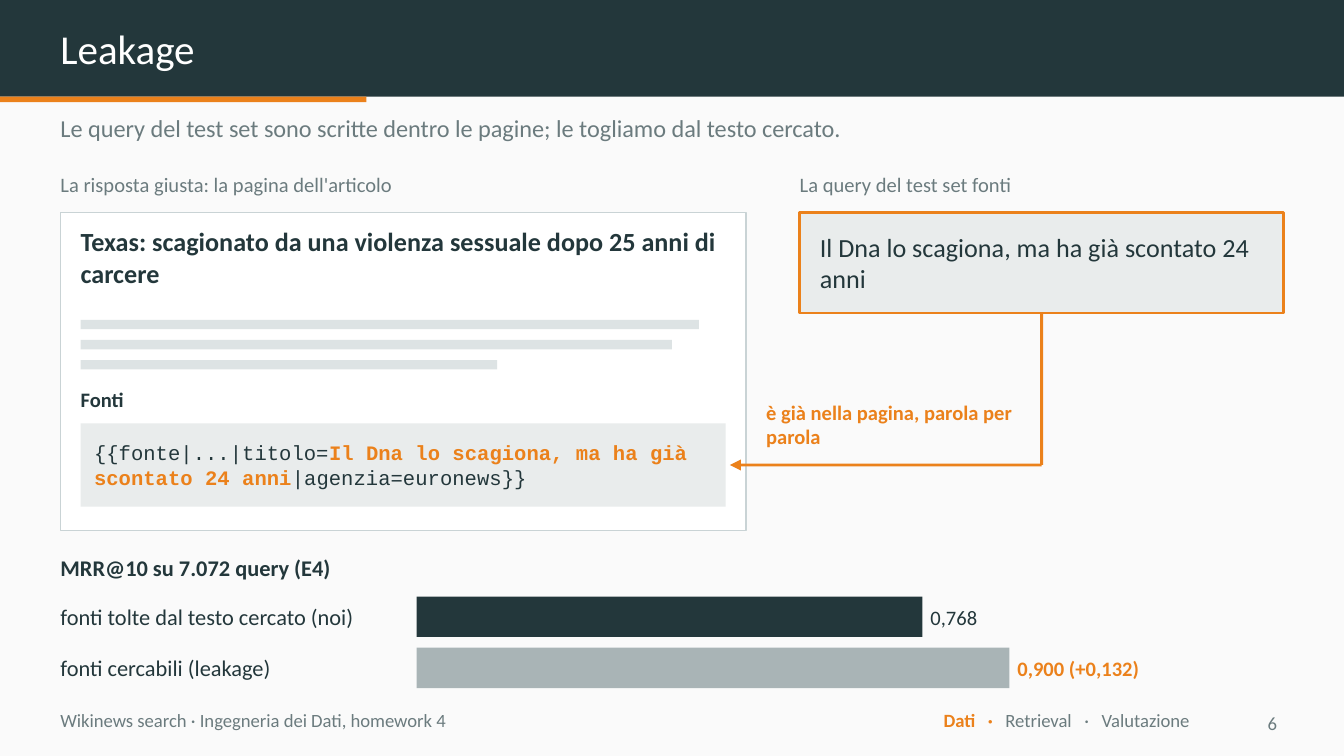
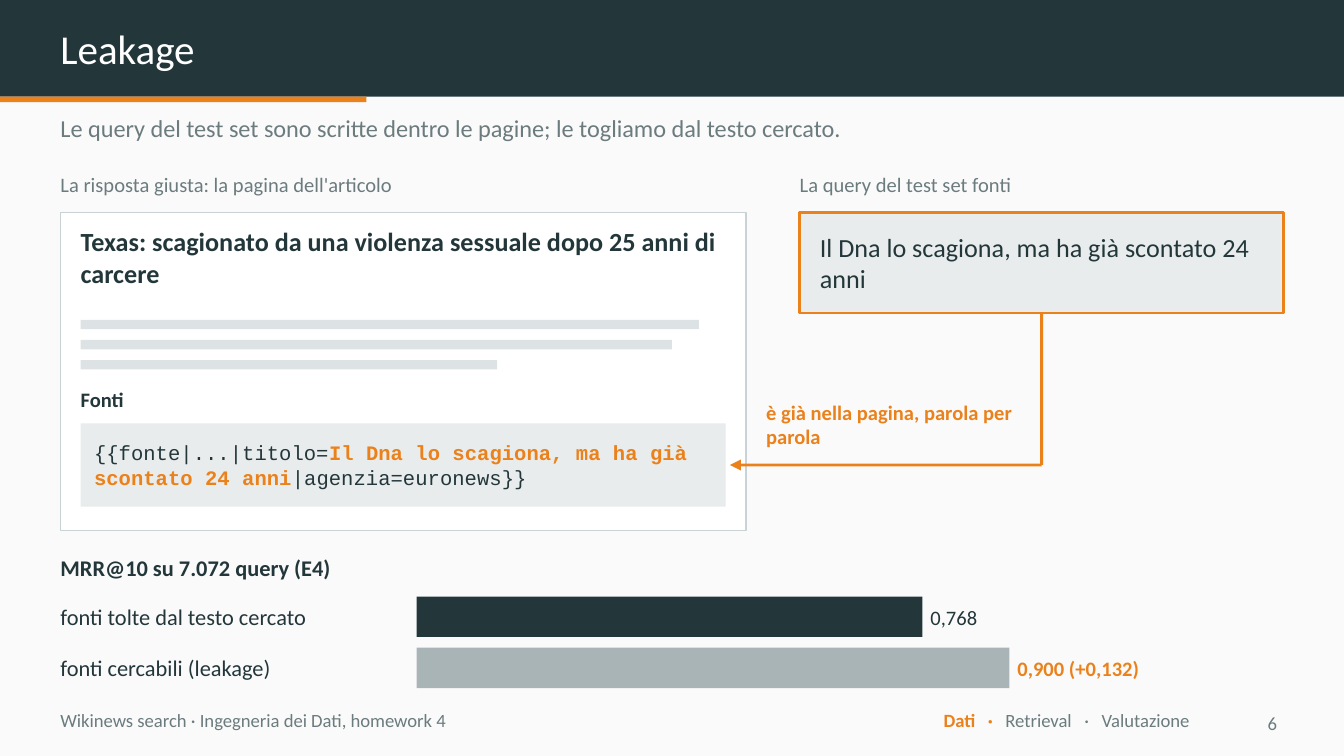
Before and after one commit to dnlsdn/wikinews-search, a slide deck: slide 6 of slides/wikinews-search.pptx. Drawn at 1344x756 pixels with LibreOffice and Linux fonts; fonts in the diff are those of the drawing. Boxes give left, top, right and bottom in pixels: in the first picture for what was removed or moved away, otherwise in the second. Text is boxed around its words. In the diff, an @@ line names an element or a change of style, - is before the commit and + after.

Commit message:
slides: shorter labels on slides 6 and 8

```diff
--- a/slides/wikinews-search.pptx
+++ b/slides/wikinews-search.pptx
@@ text at [60,609,306,625]: text changed @@
-fonti tolte dal testo cercato (noi)
+fonti tolte dal testo cercato
```
Also in this commit, not shown: 1 other slide changed, 1 other file.
